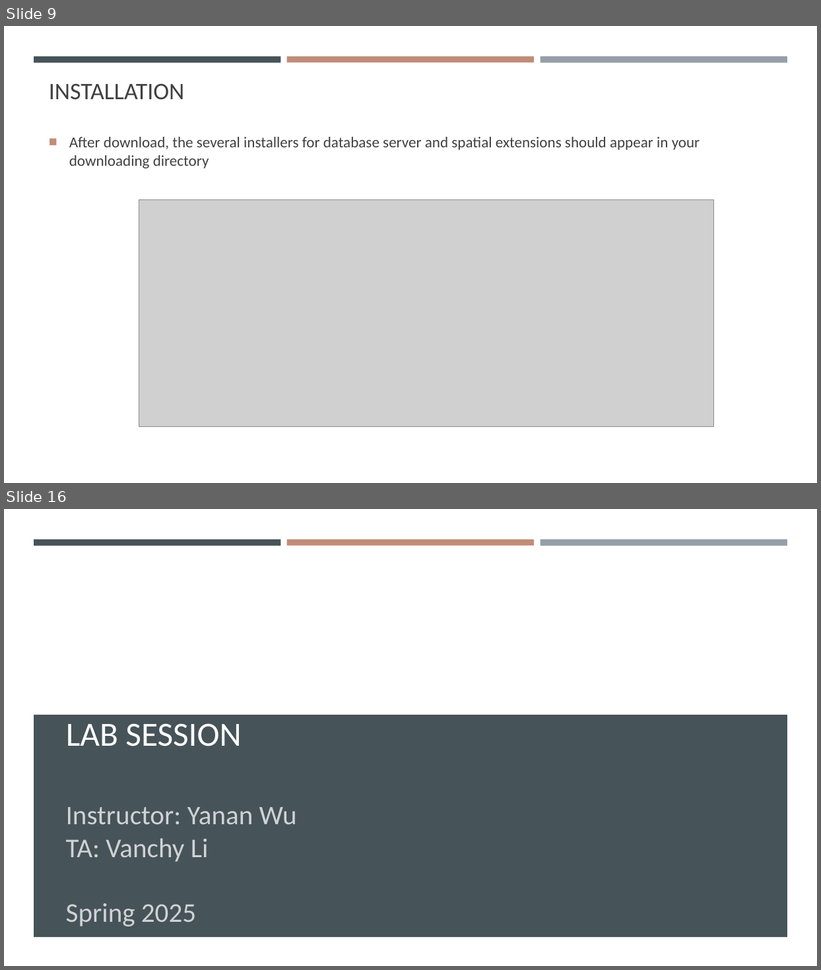
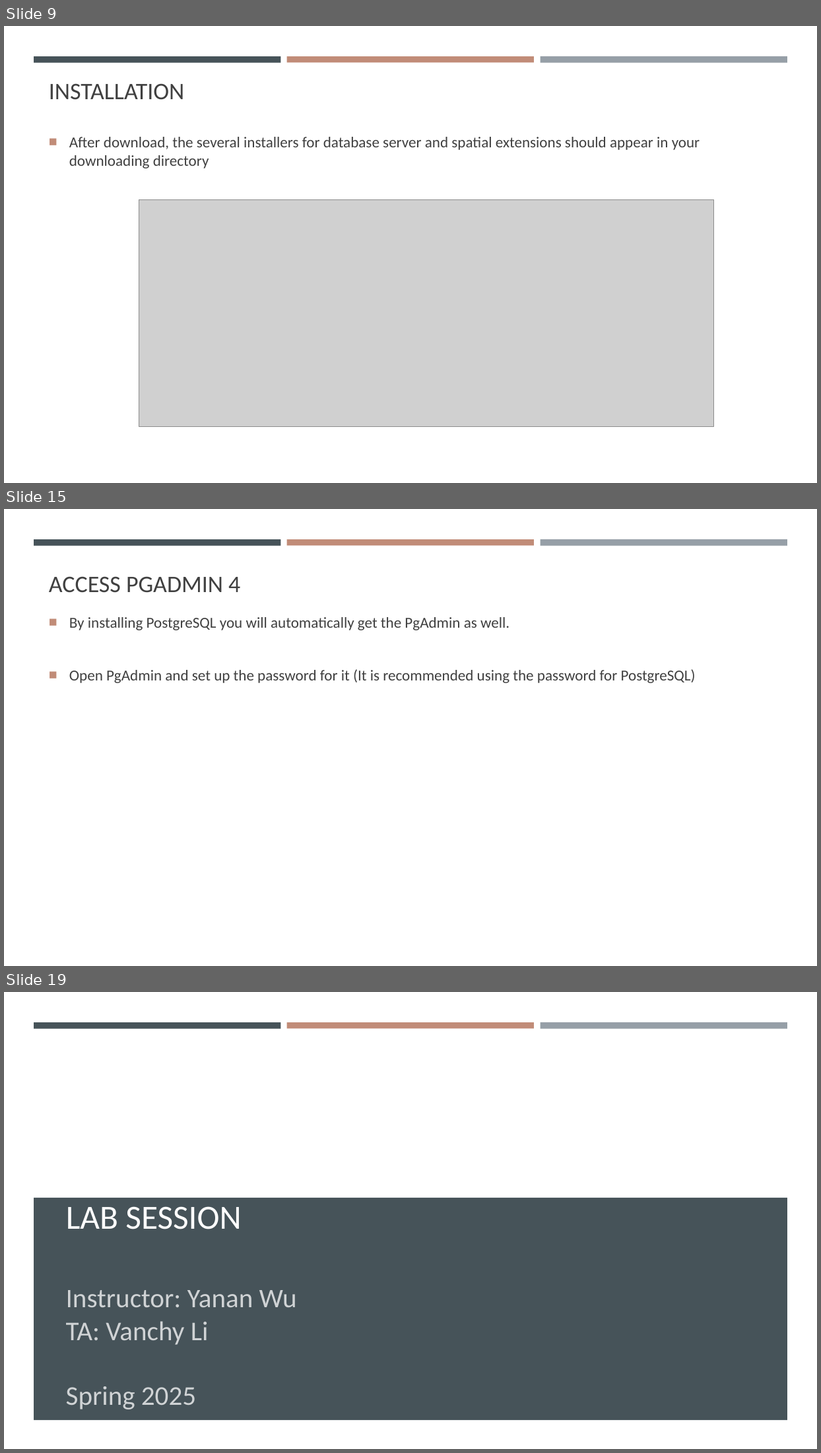
Before and after one commit to gisynw/ssj-376, a slide deck: docs/Lectures/Week02/Week02_SoftwareInstallation.pptx. Shown one above the other, each under a label of ours: slides 9 and 16 before the commit, slides 9, 15 and 19 after it; the slides between them are not shown. The pictures are 821x970 and 821x1453 pixels, drawn with LibreOffice and Linux fonts; fonts in the diff are those of the drawing; grey boxes stand for pictures; background and template pictures are left out. Boxes give left, top, right and bottom in pixels: in the first picture for what was removed or moved away, otherwise in the second. Text is boxed around its words. In the diff, an @@ line names an element or a change of style, - is before the commit and + after.

```diff
--- a/docs/Lectures/Week02/Week02_SoftwareInstallation.pptx
+++ b/docs/Lectures/Week02/Week02_SoftwareInstallation.pptx
@@ slide 15 added at (x1=4, y1=509, x2=817, y2=966), background #FFFFFF; not listed: 3 template elements that a slide beside it also shows @@
@@ title added at (x1=49, y1=576, x2=240, y2=593), 28 pt, text #404040 @@
+ACCESS PGADMIN 4
@@ text added at (x1=69, y1=617, x2=696, y2=683), 18 pt, text #404040 @@
+■ By installing PostgreSQL you will automatically get the PgAdmin as well.
+■ Open PgAdmin and set up the password for it (It is recommended using the password for PostgreSQL)
@@ what was slide 16 is now slide 19 @@
```
Also in this commit, not shown: 6 slides changed, 5 other slides added, 3 slides removed, 1 other file.
